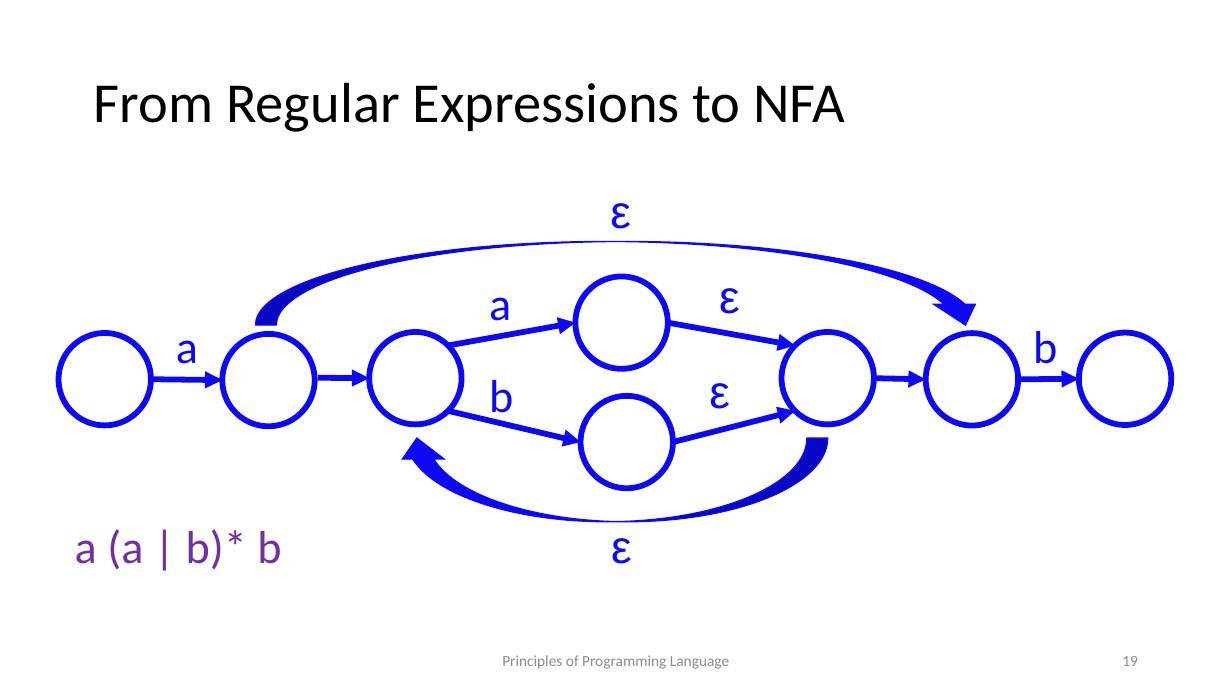
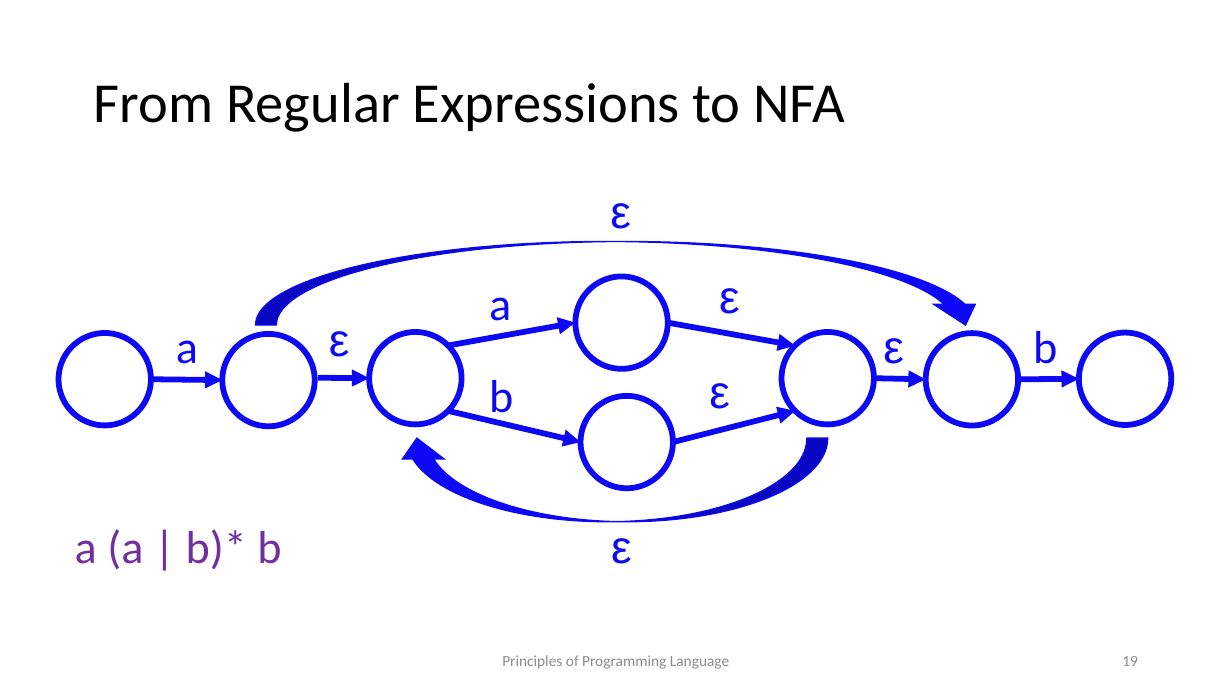
Before and after one commit to kongm/pl-design, a slide deck: slide 19 of scanning.pptx. Drawn at 1232x693 pixels with LibreOffice and Linux fonts; fonts in the diff are those of the drawing. Boxes give left, top, right and bottom in pixels: in the first picture for what was removed or moved away, otherwise in the second. Text is boxed around its words. In the diff, an @@ line names an element or a change of style, - is before the commit and + after.

```diff
--- a/scanning.pptx
+++ b/scanning.pptx
@@ text added at [329,331,350,357], 36 pt, text #0D09F4 @@
+ε
@@ text added at [883,338,904,364], 36 pt, text #0D09F4 @@
+ε
```
Also in this commit, not shown: 4 other slides changed, 4 other files.
